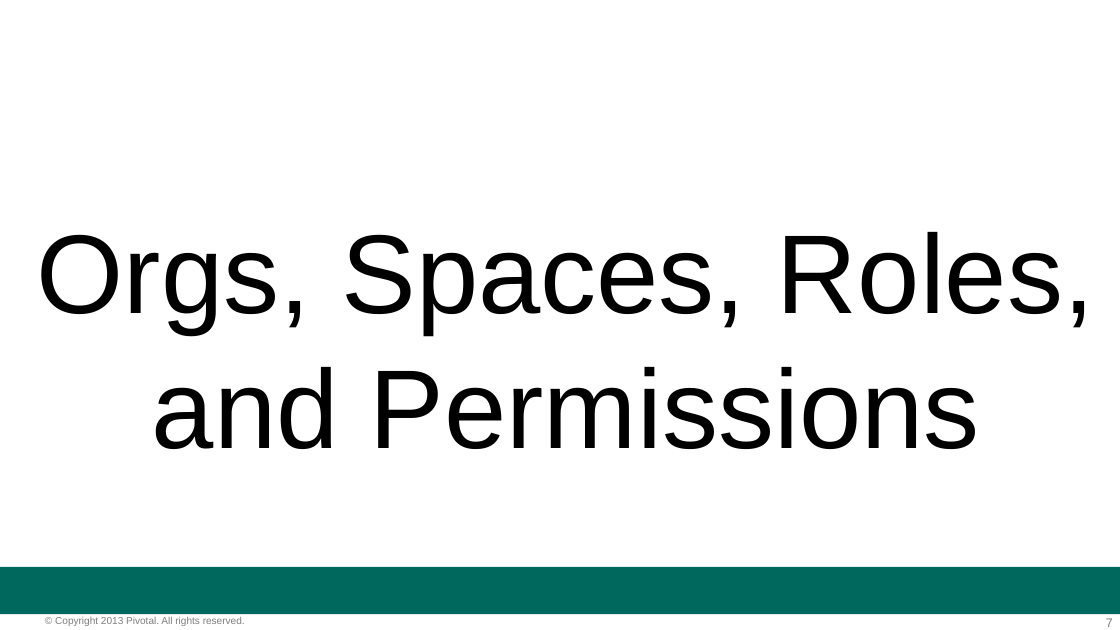
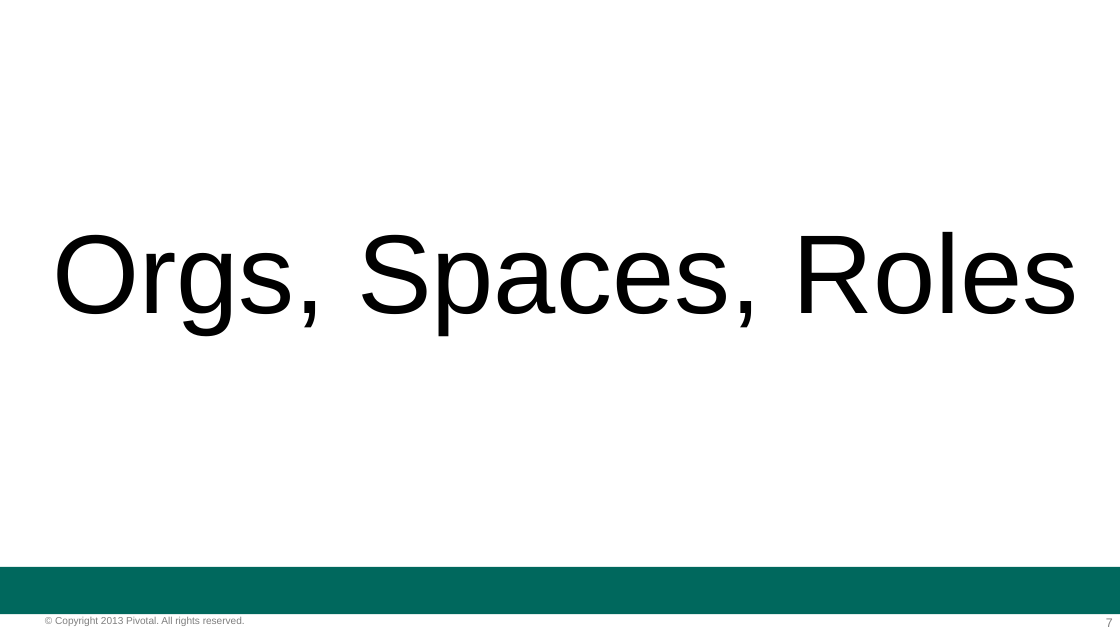
Before and after one commit to amitgandotra/extra, a slide deck: slide 7 of Hour_of_Power_v2.pptx. Drawn at 1120x630 pixels with LibreOffice and Linux fonts; fonts in the diff are those of the drawing; background and template pictures are left out. Boxes give left, top, right and bottom in pixels: in the first picture for what was removed or moved away, otherwise in the second. Text is boxed around its words. In the diff, an @@ line names an element or a change of style, - is before the commit and + after.

```diff
--- a/Hour_of_Power_v2.pptx
+++ b/Hour_of_Power_v2.pptx
@@ text at (52, 232, 1078, 334): text changed @@
-Orgs, Spaces, Roles, and Permissions
+Orgs, Spaces, Roles
```
Also in this commit, not shown: 4 other slides changed.
